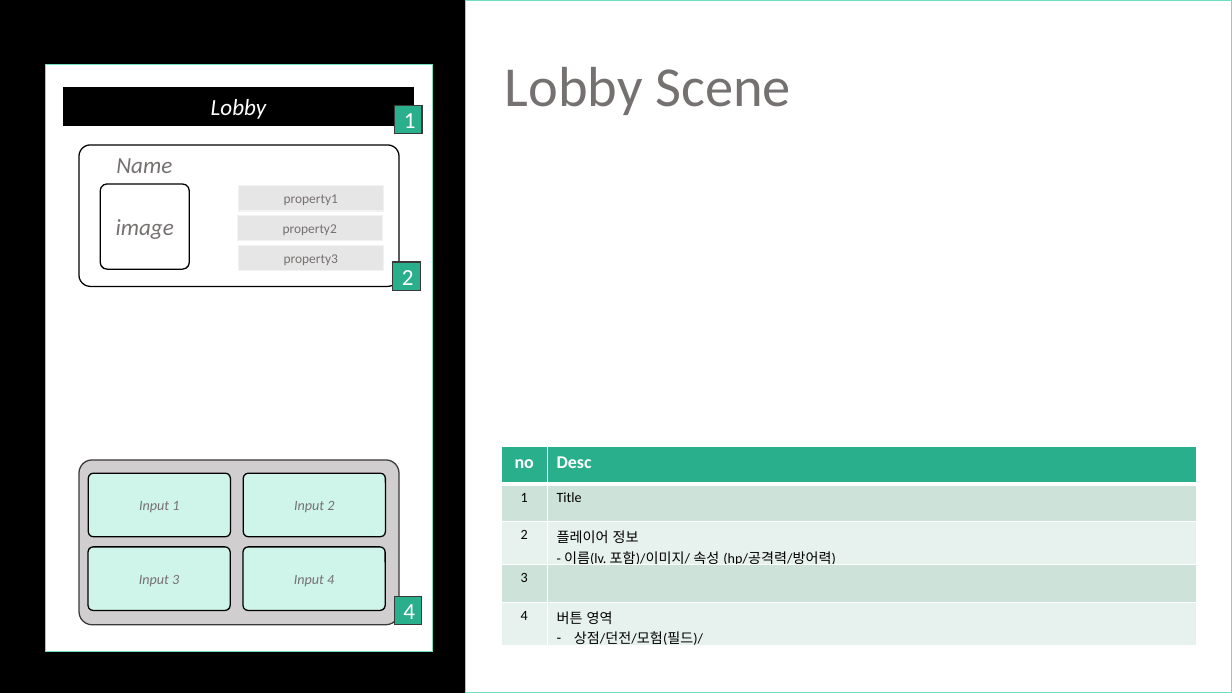
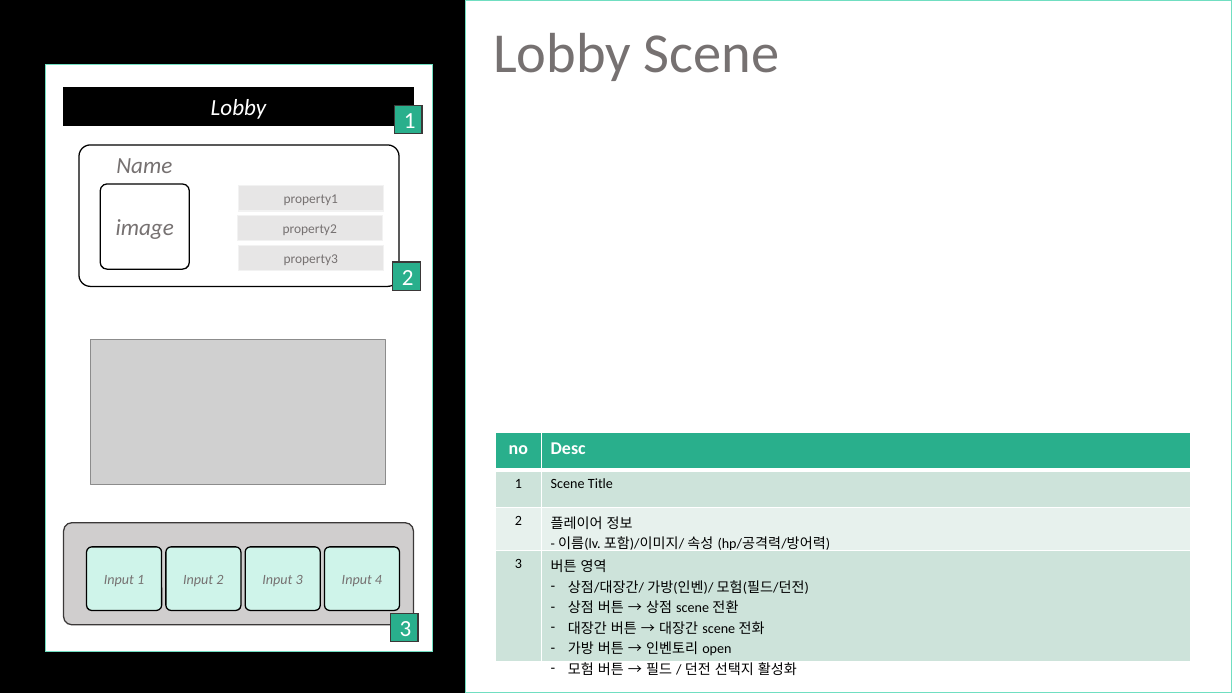
Before and after one commit to SeEunK/KProject, a slide deck: slide 6 of TEXT RPG.pptx (slide 5 before the commit). Drawn at 1232x693 pixels with LibreOffice and Linux fonts; fonts in the diff are those of the drawing; grey boxes stand for pictures. Boxes give left, top, right and bottom in pixels: in the first picture for what was removed or moved away, otherwise in the second. Text is boxed around its words. In the diff, an @@ line names an element or a change of style, - is before the commit and + after.

Commit message:
text prg ppt add

```diff
--- a/TEXT RPG.pptx
+++ b/TEXT RPG.pptx
@@ text "Lobby Scene": place and size @@
-text "Lobby Scene" at bbox=[505, 67, 791, 115]
+text "Lobby Scene" at bbox=[493, 33, 780, 81]
@@ text "Lobby Scene" at bbox=[493, 33, 780, 81]: vertical alignment middle to top @@
@@ picture added at bbox=[91, 340, 385, 485] @@
@@ table at bbox=[495, 433, 1190, 679] @@
-row 2, column 2: Title
+row 2, column 2: Scene Title
-row 4: 3 | 
-row 5: 4 | 버튼 영역 / 상점/던전/모험(필드)/
+row 4: 3 | 버튼 영역 / 상점/대장간/ 가방(인벤)/ 모험(필드/던전) / 상점 버튼 → 상점 scene 전환 / 대장간 버튼 → 대장간 scene 전화 / 가방 버튼 → 인벤토리 open / 모험 버튼 → 필드 / 던전 선택지 활성화
@@ table: place and size @@
-table at bbox=[501, 446, 1196, 649]
+table at bbox=[495, 433, 1190, 679]
@@ rounded rectangle: place and size @@
-rounded rectangle at bbox=[79, 460, 398, 625]
+rounded rectangle at bbox=[64, 523, 414, 625]
@@ rounded rectangle "Input 1": place and size @@
-rounded rectangle "Input 1" at bbox=[89, 473, 231, 537]
+rounded rectangle "Input 1" at bbox=[87, 547, 162, 611]
@@ rounded rectangle "Input 2": place and size @@
-rounded rectangle "Input 2" at bbox=[243, 473, 385, 537]
+rounded rectangle "Input 2" at bbox=[166, 547, 241, 611]
@@ rounded rectangle "Input 3": place and size @@
-rounded rectangle "Input 3" at bbox=[88, 547, 230, 611]
+rounded rectangle "Input 3" at bbox=[245, 547, 320, 611]
@@ rounded rectangle "Input 4": place and size @@
-rounded rectangle "Input 4" at bbox=[243, 547, 385, 611]
+rounded rectangle "Input 4" at bbox=[324, 547, 399, 611]
@@ rectangle removed at bbox=[395, 597, 422, 626] @@
-4
@@ rectangle added at bbox=[391, 614, 419, 642], fill #29AF8C, outline #3B3838 1 pt, 18 pt, text #FFFFFF @@
+3
```
Also in this commit, not shown: 4 other slides changed, 5 slides added, 1 slide removed, 1 other file.
